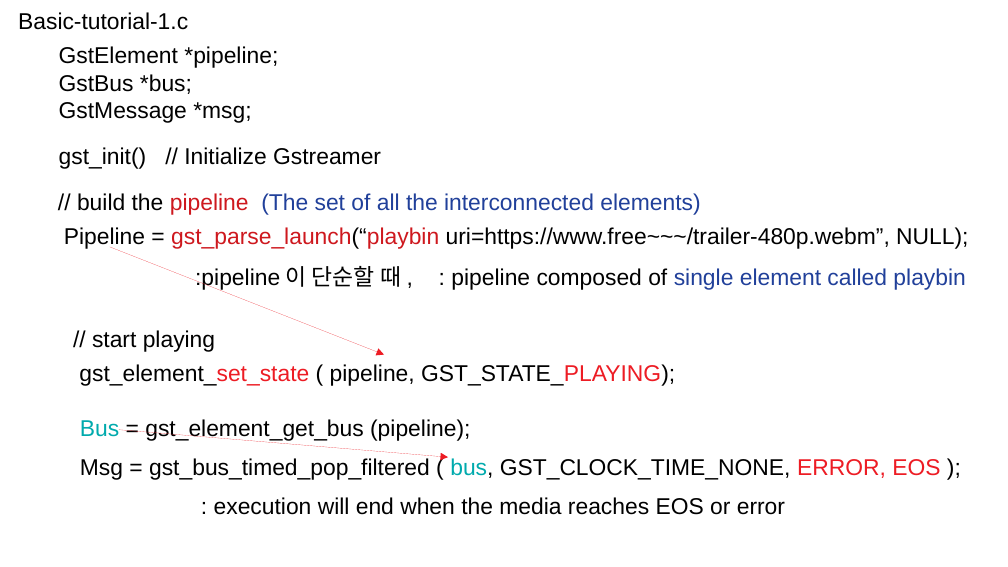
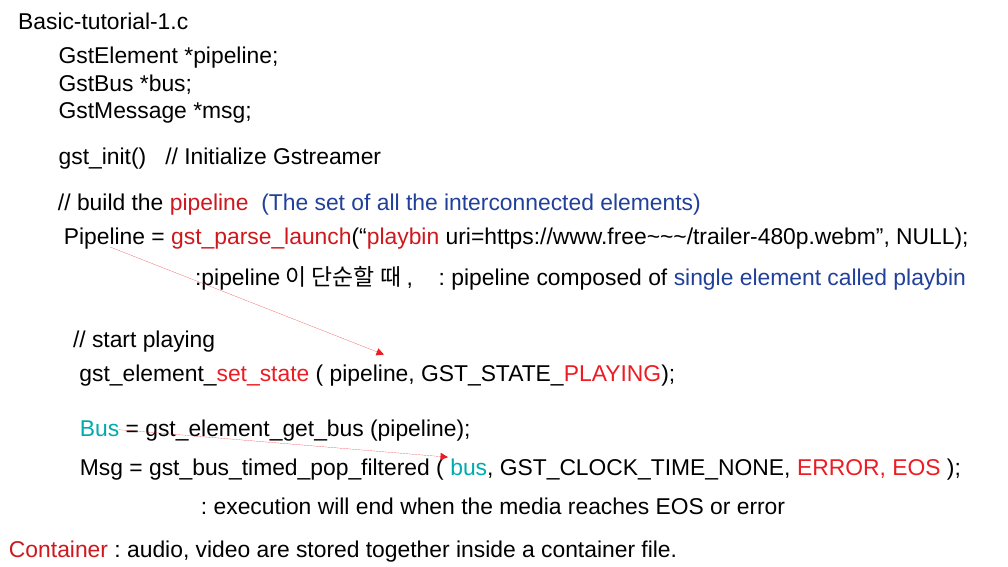
Before and after one commit to twoload/Software, a slide deck: slide 1 of opensource/gstreamer/myReview.odp. Drawn at 1008x567 pixels with LibreOffice and Linux fonts; fonts in the diff are those of the drawing. Boxes give left, top, right and bottom in pixels: in the first picture for what was removed or moved away, otherwise in the second. Text is boxed around its words. In the diff, an @@ line names an element or a change of style, - is before the commit and + after.

```diff
--- a/opensource/gstreamer/myReview.odp
+++ b/opensource/gstreamer/myReview.odp
@@ text added at [9, 540, 677, 562], 18 pt, text #000000 @@
+Container : audio, video are stored together inside a container file.
```
Also in this commit, not shown: 1 other slide changed, 3 slides added, 15 other files.
